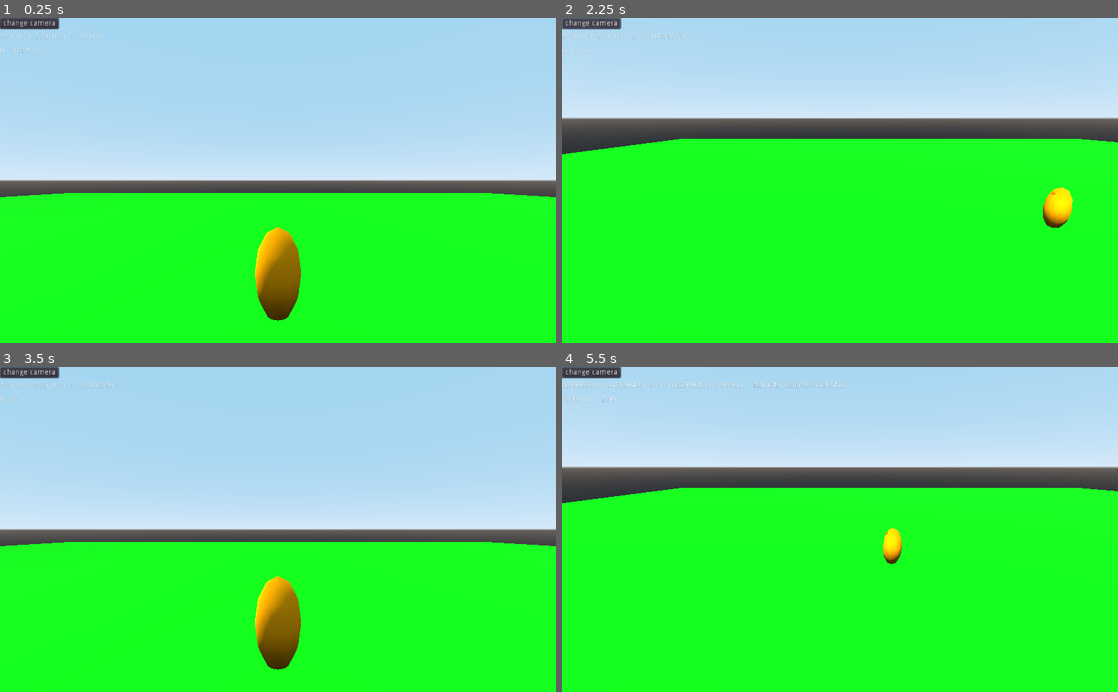
Above: before the commit, frames 1-4 (two rows, left to right).
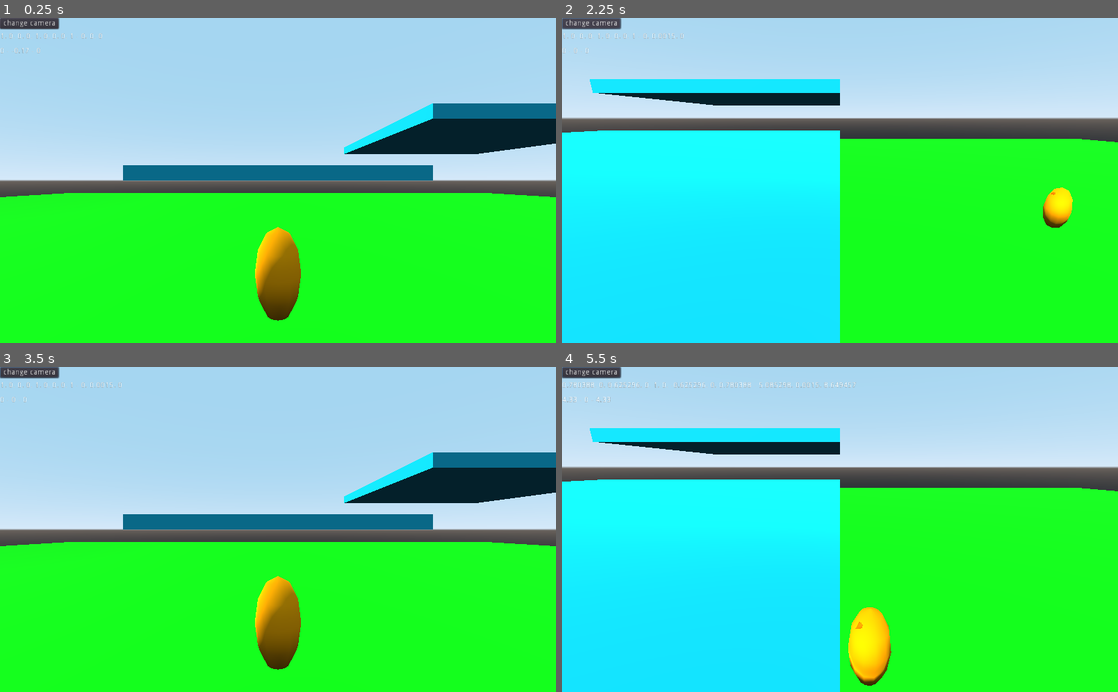
Above: after the commit, the same moments.

Repository: albesca/Test3dPlatformer
Game: Godot game, scene res://Assets/Scenes/Level.tscn
The game is run twice, just before and just after one commit, with the same random seed, the same clock (stepped at 60 frames per second) and the same inputs.
Inputs (mouse positions are in pixels of both pictures, inside the frame that each line leads up to):
- Up to frame 1 (0.25 s): no input
- Up to frame 2 (2.25 s): click "change camera" at 0.5 s; click "change camera" at 1.25 s; click "change camera" at 2 s
- Up to frame 3 (3.5 s): tap Enter at 2.75 s; move the mouse to (400, 513) at 2.77 s; click (400, 513) at 2.92 s
- Up to frame 4 (5.5 s): tap Space at 3.5 s; drag from (728, 545) to (812, 594) at 3.52 s; move the mouse to (895, 458) at 4.27 s; click (895, 458) at 4.42 s; drag from (812, 594) to (673, 480) at 5.02 s

The runs differ from the first frame. In frame 1, 7.3% of the frame differs, in the area x 22-100%, y 26-50%; in frame 2, 36%; in frame 3, 7.3%; in frame 4, 38%, in the area x 0-62%, y 4-100%.

Commit message:
added platforms and tweaked motion

Diff:
--- a/Assets/Scenes/Level.tscn
+++ b/Assets/Scenes/Level.tscn
@@ -1,8 +1,9 @@
-[gd_scene load_steps=4 format=2]
+[gd_scene load_steps=5 format=2]
 
 [ext_resource path="res://Assets/Scenes/Ground.tscn" type="PackedScene" id=1]
 [ext_resource path="res://Assets/Scripts/Level.gd" type="Script" id=2]
 [ext_resource path="res://Assets/Scenes/Player.tscn" type="PackedScene" id=3]
+[ext_resource path="res://Assets/Scenes/Platform.tscn" type="PackedScene" id=4]
 
 [node name="Level" type="Spatial"]
 script = ExtResource( 2 )
@@ -10,8 +11,9 @@
 [node name="Gound" parent="." instance=ExtResource( 1 )]
 
 [node name="Player" parent="." instance=ExtResource( 3 )]
-rotating_speed = 3.0
+rotating_speed = 16.0
 walking_speed = 8.0
+angle_precision = 0.01
 max_angle_to_move = 0.25
 
 [node name="Camera" type="Camera" parent="Player"]
@@ -47,5 +49,17 @@
 
 [node name="Camera" type="Camera" parent="."]
 transform = Transform( -1.62921e-07, -0.258819, 0.965926, 0, 0.965926, 0.258819, -1, 4.2167e-08, -1.57369e-07, 10, 5, 10 )
+
+[node name="Platform" parent="." instance=ExtResource( 4 )]
+transform = Transform( 1, 0, 0, 0, 1, 0, 0, 0, 1, 20, 1, -15 )
+
+[node name="Platform3" parent="." instance=ExtResource( 4 )]
+transform = Transform( 1, 0, 0, 0, 1, 0, 0, 0, 1, 0, 4, 20 )
+
+[node name="Platform2" parent="." instance=ExtResource( 4 )]
+transform = Transform( 1, 0, 0, 0, 1, 0, 0, 0, 1, -20, 8, 20 )
 [connection signal="set_destination" from="Gound" to="." method="set_destination"]
 [connection signal="pressed" from="Button" to="." method="switch_camera"]
+[connection signal="set_destination" from="Platform" to="." method="set_destination"]
+[connection signal="set_destination" from="Platform3" to="." method="set_destination"]
+[connection signal="set_destination" from="Platform2" to="." method="set_destination"]
--- /dev/null
+++ b/Assets/Scenes/Platform.tscn
@@ -0,0 +1,26 @@
+[gd_scene load_steps=4 format=2]
+
+[ext_resource path="res://Assets/Scripts/Platform.gd" type="Script" id=1]
+
+[sub_resource type="BoxShape" id=1]
+extents = Vector3( 10, 0.5, 10 )
+
+[sub_resource type="SpatialMaterial" id=2]
+albedo_color = Color( 0.054902, 0.662745, 0.780392, 1 )
+
+[node name="Platform" type="StaticBody"]
+collision_layer = 8
+collision_mask = 0
+script = ExtResource( 1 )
+
+[node name="CollisionShape" type="CollisionShape" parent="."]
+transform = Transform( 1, 0, 0, 0, 1, 0, 0, 0, 1, 0, -0.5, 0 )
+shape = SubResource( 1 )
+
+[node name="CSGBox" type="CSGBox" parent="."]
+transform = Transform( 1, 0, 0, 0, 1, 0, 0, 0, 1, 0, -0.5, 0 )
+width = 20.0
+height = 1.0
+depth = 20.0
+material = SubResource( 2 )
+[connection signal="input_event" from="." to="." method="set_destination"]
--- a/Assets/Scripts/Platform.gd
+++ b/Assets/Scripts/Platform.gd
@@ -7,4 +7,4 @@
 func set_destination(_camera, event, click_position, _click_normal, _shape_idx):
 	if event is InputEventMouseButton and event.button_index == BUTTON_LEFT \
 			and event.pressed:
-		emit_signal("set_destination", to_global(click_position))
+		emit_signal("set_destination", click_position)
--- a/Assets/Scripts/Player.gd
+++ b/Assets/Scripts/Player.gd
@@ -6,8 +6,11 @@
 const GRAVITY_FACTOR = 10.0
 const FALL_THRESHOLD = -0.5
 const FALL_FACTOR = 4.0
+const MIN_ROTATING_SPEED = 0.25
+const WORLD_FLOOR = -20.0
 export var rotating_speed = 5.0
 export var walking_speed = 10.0
+export var acceleration_factor = 20.0
 export var running_factor = 2.0
 export var jump_strenght = 10.0
 export var angle_precision = 0.05
@@ -20,6 +23,80 @@
 var speed = 0
 var last_distance_to_destination = 0
 var last_angle_to_destination = 0
+var starting_transform
+
+
+func _init():
+	starting_transform = transform
+
+
+func _process(_delta):
+	if transform.origin.y < WORLD_FLOOR:
+		reset_player()
+
+
+func _physics_process(delta):
+	transform = transform.orthonormalized()
+	if velocity != Vector3.ZERO:
+		velocity = move_and_slide(velocity, Vector3.UP)
+
+	if destination and is_on_floor():
+		var angle_to_target = get_angle_to_target(destination)
+		if abs(angle_to_target) > angle_precision and \
+					(last_angle_to_destination == 0 or abs(angle_to_target) <= \
+					abs(last_angle_to_destination)):
+
+			var angle_rotation = get_angle_rotation(angle_to_target, delta)
+			rotate_y(angle_rotation)
+
+		var distance_to_destination = 0
+		if destination:
+			distance_to_destination = transform.origin.distance_to(destination)
+
+		if distance_to_destination > distance_precision and \
+				is_getting_closer(distance_to_destination):
+
+			last_distance_to_destination = distance_to_destination
+			if abs(angle_to_target) < max_angle_to_move:
+				var applied_acceleration = acceleration_factor
+				if angle_to_target > PI / 2.0 and velocity.length() > \
+						speed_precision:
+					applied_acceleration = DRAG_FACTOR * -1
+				speed = clamp(speed + applied_acceleration * delta, 0, \
+						walking_speed)
+				velocity = transform.basis.z * speed
+
+		else:
+			if abs(angle_to_target) < angle_precision or \
+					(last_distance_to_destination < distance_to_destination \
+					and last_distance_to_destination != 0) or \
+					(last_angle_to_destination != 0 and abs(angle_to_target) > \
+					abs(last_angle_to_destination)):
+				reset_destination()
+
+		last_angle_to_destination = angle_to_target
+
+	if is_on_floor():
+		velocity.y = 0
+		if !destination:
+			if velocity.z != 0:
+				velocity.z = clamp(abs(velocity.z) - DRAG_FACTOR * delta, 0, \
+						abs(velocity.z)) * (abs(velocity.z) / velocity.z)
+			if velocity.x != 0:
+				velocity.x = clamp(abs(velocity.x) - DRAG_FACTOR * delta, 0, \
+						abs(velocity.x)) * (abs(velocity.x) / velocity.x)
+
+			if abs(velocity.z) < speed_precision:
+				velocity.z = 0
+			if abs(velocity.x) < speed_precision:
+				velocity.x = 0
+
+	else:
+		var fall_factor = 1.0
+		if velocity.y < FALL_THRESHOLD:
+			fall_factor = FALL_FACTOR
+		velocity.y = clamp(velocity.y - GRAVITY_FACTOR * delta * fall_factor, \
+				-GRAVITY_FACTOR * fall_factor, velocity.y)
 
 
 func jump(_camera, event, click_position, _click_normal, _shape_idx):
@@ -40,66 +117,6 @@
 	var jump_angle = acos(clamp(jump_factor / HEIGHT, 0.25, 0.75))
 	var result = transform.basis.z.rotated(transform.basis.x, -jump_angle)
 	return result
-
-
-func _physics_process(delta):
-	transform = transform.orthonormalized()
-	if velocity != Vector3.ZERO:
-		velocity = move_and_slide(velocity, Vector3.UP)
-
-	if destination and is_on_floor():
-		var angle_to_target = get_angle_to_target(destination)
-		if abs(angle_to_target) > angle_precision and \
-					(last_angle_to_destination == 0 or abs(angle_to_target) <= \
-					abs(last_angle_to_destination)):
-			var angle_rotation = clamp(abs(angle_to_target) * rotating_speed * \
-					delta, 0, abs(angle_to_target)) * (angle_to_target / \
-					abs(angle_to_target))
-			rotate_y(angle_rotation)
-
-		var distance_to_destination = 0
-		if destination:
-			distance_to_destination = transform.origin.distance_to(destination)
-
-		if distance_to_destination > distance_precision and \
-				(distance_to_destination < last_distance_to_destination or \
-				last_distance_to_destination == 0 or velocity == Vector3.ZERO):
-			last_distance_to_destination = distance_to_destination
-			if abs(angle_to_target) < max_angle_to_move:
-				speed = clamp(speed + walking_speed * delta, 0, walking_speed)
-				velocity = transform.basis.z * speed
-
-		else:
-			if abs(angle_to_target) < angle_precision or \
-					(last_distance_to_destination < distance_to_destination \
-					and last_distance_to_destination != 0) or \
-					(last_angle_to_destination != 0 and abs(angle_to_target) > \
-					abs(last_angle_to_destination)):
-				reset_destination()
-
-		last_angle_to_destination = angle_to_target
-
-	if is_on_floor():
-		velocity.y = 0
-		if !destination:
-			if velocity.z != 0:
-				velocity.z = clamp(abs(velocity.z) - DRAG_FACTOR * delta, 0, \
-						abs(velocity.z)) * (abs(velocity.z) / velocity.z)
-			if velocity.x != 0:
-				velocity.x = clamp(abs(velocity.x) - DRAG_FACTOR * delta, 0, \
-						abs(velocity.x)) * (abs(velocity.x) / velocity.x)
-
-			if abs(velocity.z) < speed_precision:
-				velocity.z = 0
-			if abs(velocity.x) < speed_precision:
-				velocity.x = 0
-
-	else:
-		var fall_factor = 1.0
-		if velocity.y < FALL_THRESHOLD:
-			fall_factor = FALL_FACTOR
-		velocity.y = clamp(velocity.y - GRAVITY_FACTOR * delta * fall_factor, \
-				-GRAVITY_FACTOR * fall_factor, velocity.y)
 
 
 func get_angle_to_target(target):
@@ -157,3 +174,33 @@
 	destination = null
 	last_distance_to_destination = 0
 	last_angle_to_destination = 0
+	speed = 0
+
+
+func is_getting_closer(distance_to_destination):
+	var result = false
+	if last_distance_to_destination == 0:
+		result = true
+	elif velocity == Vector3.ZERO:
+		result = true
+	elif distance_to_destination < last_distance_to_destination:
+		result = true
+	elif distance_to_destination > distance_precision * 2:
+		result = true
+
+	return result
+
+
+func get_angle_rotation(angle_to_target, delta):
+	var rotating_factor = clamp(rotating_speed * (abs(angle_to_target) / PI), \
+			rotating_speed * MIN_ROTATING_SPEED, rotating_speed)
+	var result = clamp(abs(angle_to_target) * rotating_factor * \
+			delta, 0, abs(angle_to_target)) * (angle_to_target / \
+			abs(angle_to_target))
+	return result
+
+
+func reset_player():
+	transform = starting_transform
+	reset_destination()
+	velocity = Vector3.ZERO
